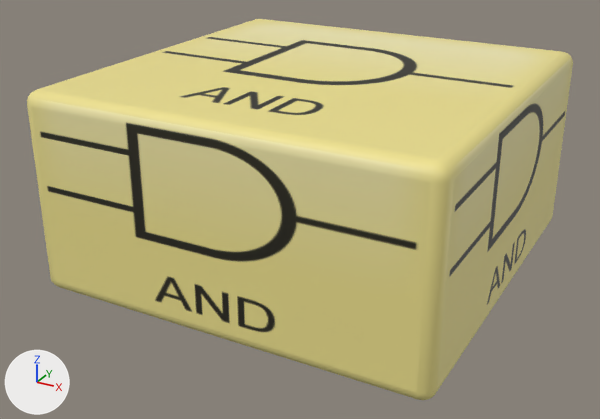
The Blender file models/editor/common/logic_surf/logic_surf.blend, before and after one commit.
Both versions are drawn from a 50 mm lens placed at (115.1, -223.7, 62.1), pointed at (-3.3, -8.4, -45.6). Lighting does not change. The marker at lower left points along +X, +Y and +Z.

Before the edit, the objects in view are built like this:
```python
me_logic_gate_ref = bpy.data.meshes.new('logic_gate_ref')
me_logic_gate_ref.from_pydata(...)  # a box spanning x -63.0..63.0, y -63.0..63.0, z -64.0..-1.0
me_logic_gate_ref.materials.append(mat_logic)  # picture img_logic_and_png
ob_logic_gate_ref = bpy.data.objects.new('logic_gate_ref', me_logic_gate_ref)
ob_logic_gate_ref.location = (0.0, 0.0, 0.0)
_m = ob_logic_gate_ref.modifiers.new('Bevel', 'BEVEL')
_m.width = 4.0
_m.width_pct = 4.0
_m.segments = 5
```
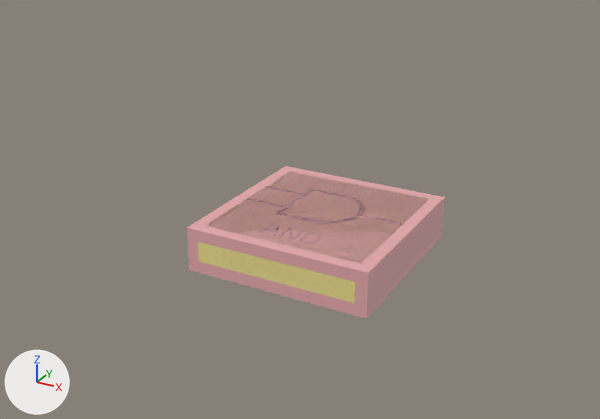
Commit message: Resize voxel logic model

The change in detail:
Material 'sel' (mat_sel) is new.
Its base color is (0.8, 0.405, 0.419) (pink #e7abad).
me_logic_gate_ref has 8 vertices, 6 faces and spans x -63.0..63.0, y -63.0..63.0, z -64.0..-1.0.
me_logic_gate_ref is used by ob_logic_gate_ref; location (0.0, 0.0, 0.0).
me_logic_gate_ref part 1: the whole mesh is scaled about its middle by (0.5, 0.5, 0.238), then moved by (0.0, 0.0, -23.9).
Mesh me_logic_gate_selection is new.
It is a box spanning x -0.246..0.246, y -0.246..0.246, z -0.5..-0.382.
It uses material mat_sel (pink #e7abad).
Object 'logic_gate_selection' (ob_logic_gate_selection) is new; it shows me_logic_gate_selection.
Its location is (0.0, 0.0, 0.0).
Its scale is (128.0, 128.0, 128.0).

Changed parts and their boxes (x1, y1, x2, y2) in the pictures (600 x 419 px):
'logic_gate_ref', mesh rescaled (56% narrower, 65% shorter)
    before: (27, 19, 573, 400)
    after: (198, 171, 437, 303)
'logic_gate_selection', added (pink)
    after: (187, 166, 445, 319)
